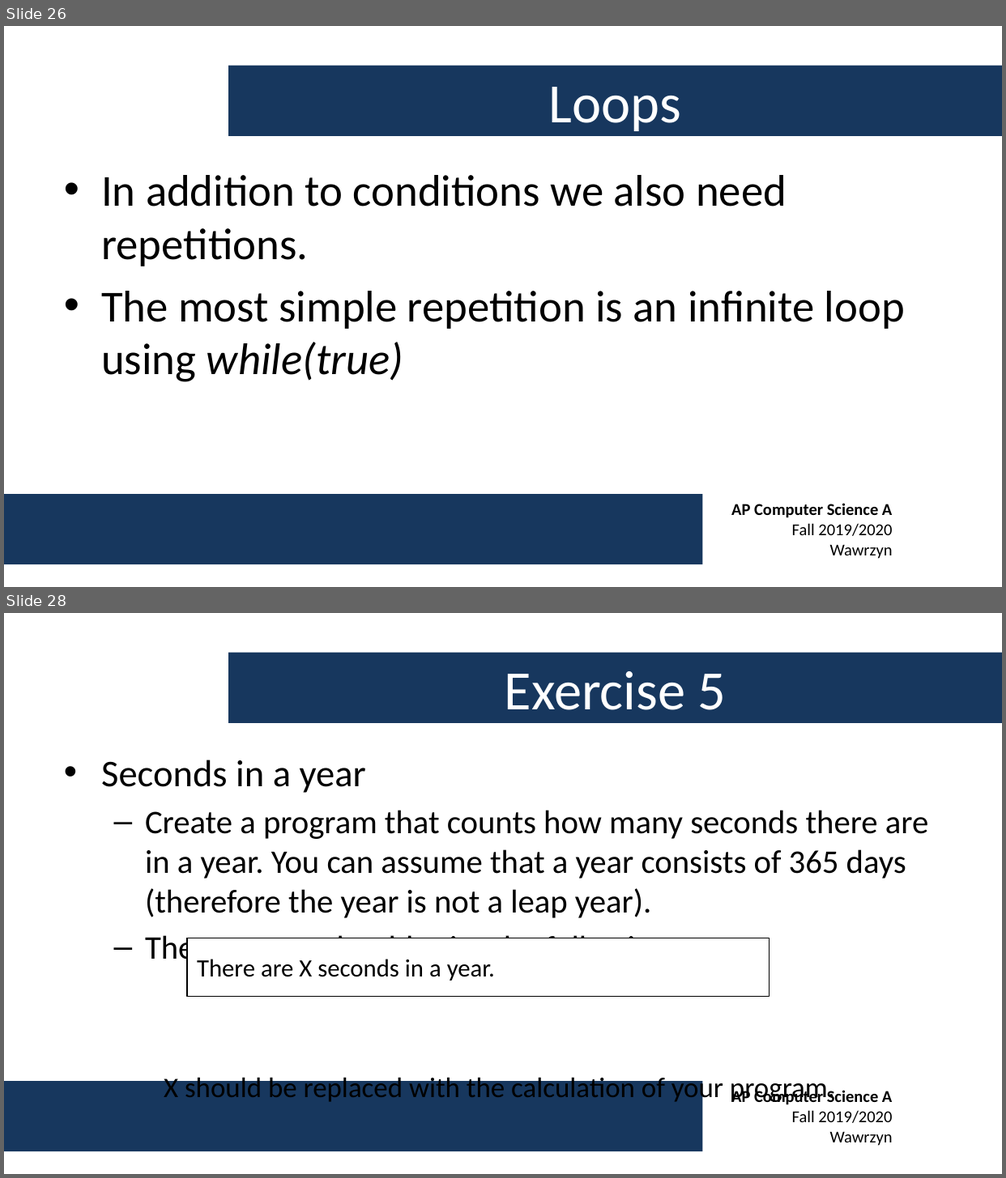
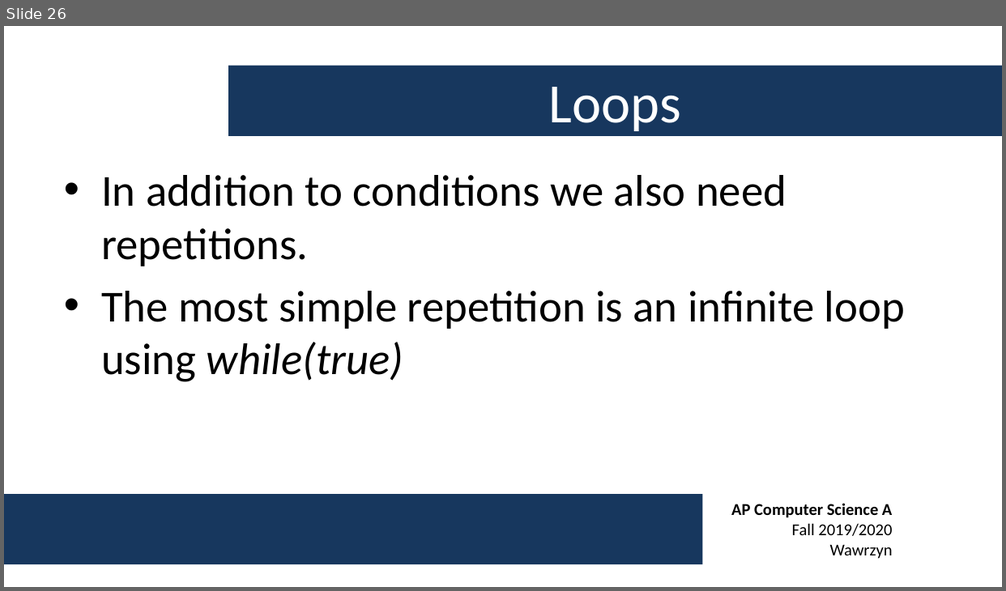
Before and after one commit to swawrzyn/shtcs-ap-cs-fall-2019, a slide deck: Week 1/AP CS A - Week 1 Lecture.pptx. Shown one above the other, each under a label of ours: slides 26 and 28 before the commit, slide 26 after it; the slides between them are not shown. The pictures are 1006x1178 and 1006x591 pixels, drawn with LibreOffice and Linux fonts; fonts in the diff are those of the drawing; background and template pictures are left out. Boxes give left, top, right and bottom in pixels: in the first picture for what was removed or moved away, otherwise in the second. Text is boxed around its words. In the diff, an @@ line names an element or a change of style, - is before the commit and + after.

```diff
--- a/Week 1/AP CS A - Week 1 Lecture.pptx
+++ b/Week 1/AP CS A - Week 1 Lecture.pptx
@@ slide 28 removed at box(4, 613, 1002, 1174), background #FFFFFF; not listed: 2 template elements that a slide beside it also shows @@
@@ title removed at box(228, 653, 1002, 724) @@
-Exercise 5
@@ text removed at box(101, 760, 928, 1105) @@
-• Seconds in a year
-  – Create a program that counts how many seconds there are in a year. You can assume that a year consists of 365 days (therefore the year is not a leap year).
-  – The program should print the following:
-    X should be replaced with the calculation of your program.
@@ rectangle removed at box(186, 939, 769, 996) @@
-There are X seconds in a year.
```
Also in this commit, not shown: 1 slide changed, 11 slides added, 5 other slides removed, 1 other file.
